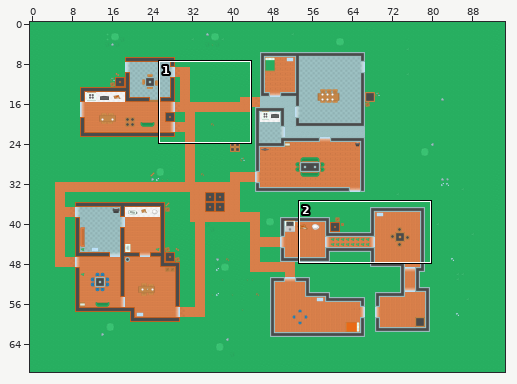
A Tiled map gets an edit: Main Base 1/Main map.tmx. The first picture is a wide view before the edit; the outline marks the close-up.
Close-up. Before the edit:
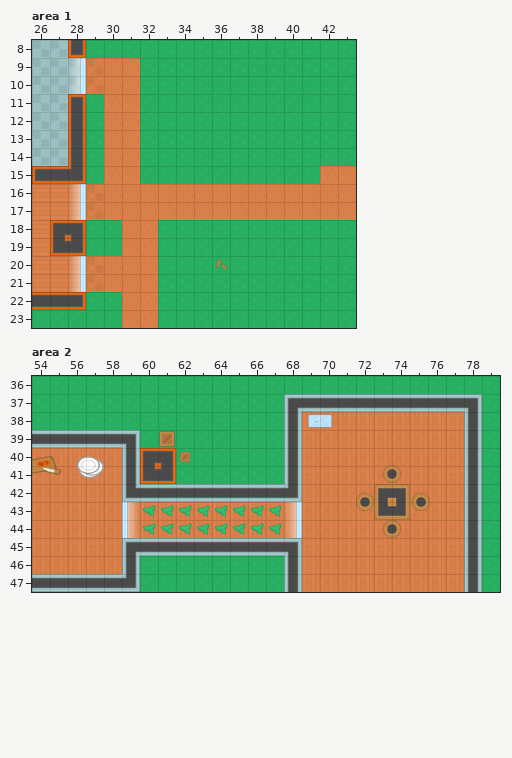
Cells are 128x128 px. Shown: area 1 x 26..43, y 8..23; area 2 x 54..79, y 36..47. The commit also changed other parts of the map, which this record leaves out.
And afterwards:
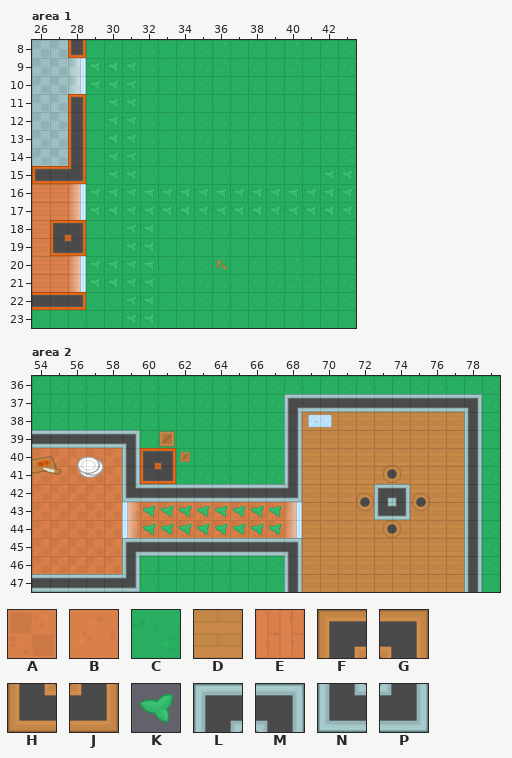
Key: from "Tile set 1": A 13, B 14, C 17, D 41, E 73, F 117, G 118, H 144, J 145, K 209, L 279, M 280, N 306, P 307.
_ is an empty cell, # one hidden under a higher layer.
Difference:
Layer "Floor and Ground", area 1:
y 9..10: x 29..31 #BB -> CCC
y 11..14: x 30..31 BB -> CC
y 15: x 30..31 BB -> CC; x 42..43 BB -> CC
y 16..17: x 29..43 #BBBBBBBBBBBBBB -> CCCCCCCCCCCCCCC
y 18..19: x 31..32 BB -> CC
y 20..21: x 29..32 #BBB -> CCCC
y 22..23: x 31..32 BB -> CC
Layer "Non collidable", area 1:
y 9..10: x 29..31 A__ -> KKK
y 11..14: x 30..31 __ -> KK
y 15: x 30..31 __ -> KK; x 42..43 __ -> KK
y 16..17: x 29..43 A______________ -> KKKKKKKKKKKKKKK
y 18..19: x 31..32 __ -> KK
y 20..21: x 29..32 A___ -> KKKK
y 22..23: x 31..32 __ -> KK
Layer "Floor and Ground", area 2:
y 38..41: x 69..77 EEEEEEEEE -> DDDDDDDDD
y 42..43: x 69..72 EEEE -> DDDD; x 75..77 EEE -> DDD
y 44..47: x 69..77 EEEEEEEEE -> DDDDDDDDD
Layer "Obstacles collidable", area 2:
y 42: x 73..74 FG -> LM
y 43: x 73..74 HJ -> NP
Where, in picture pixels (left, top, right, bottom), the same in both close-ups:
changed: (86, 58, 356, 328)
changed: (302, 412, 464, 592)
